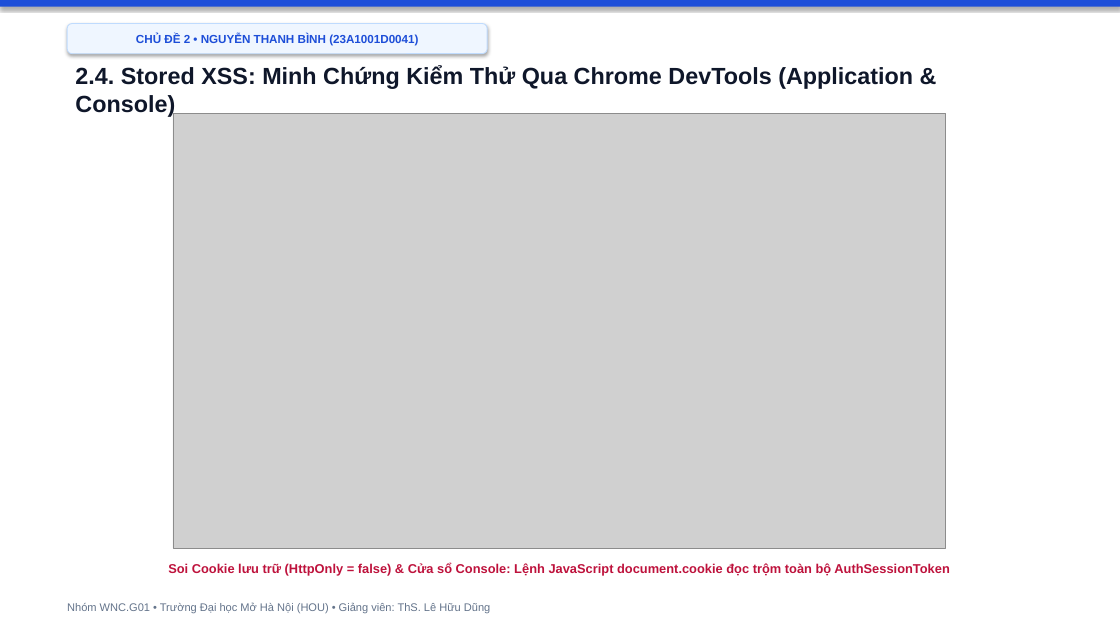
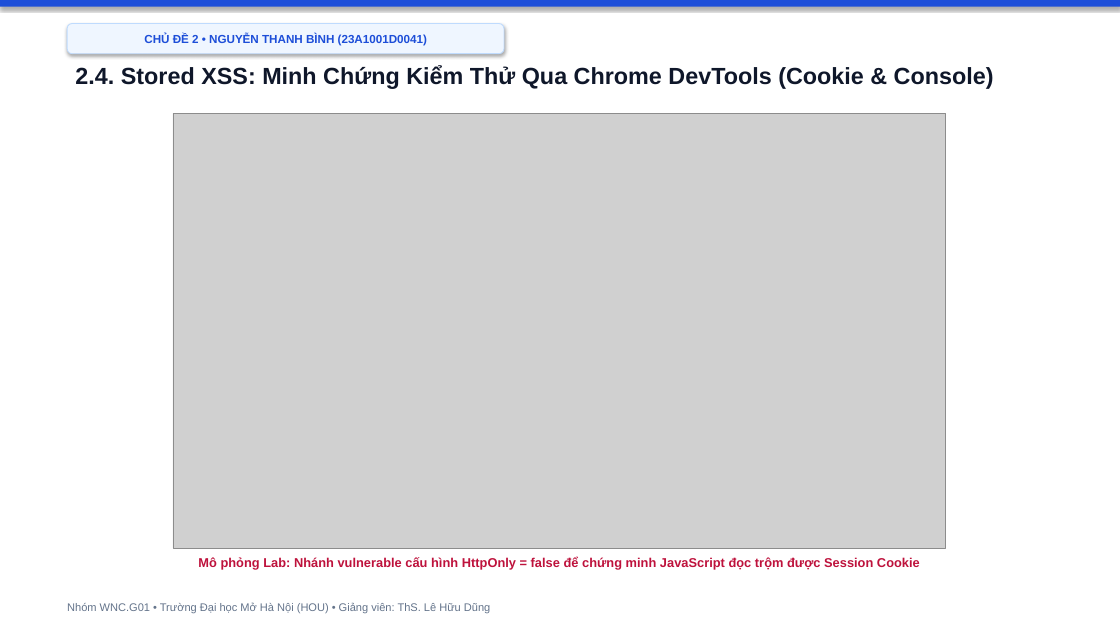
Before and after one commit to hocjsoo/OWASP_Demo, a slide deck: slide 11 of Slide_OWASP_Top3_Nhom_WNC_G01.pptx. Drawn at 1120x630 pixels with LibreOffice and Linux fonts; fonts in the diff are those of the drawing; grey boxes stand for pictures. Boxes give left, top, right and bottom in pixels: in the first picture for what was removed or moved away, otherwise in the second. Text is boxed around its words. In the diff, an @@ line names an element or a change of style, - is before the commit and + after.

```diff
--- a/Slide_OWASP_Top3_Nhom_WNC_G01.pptx
+++ b/Slide_OWASP_Top3_Nhom_WNC_G01.pptx
@@ rounded rectangle "CHỦ ĐỀ 2 • NGUYỄN ...": place and size @@
-rounded rectangle "CHỦ ĐỀ 2 • NGUYỄN ..." at (67,24,487,54)
+rounded rectangle "CHỦ ĐỀ 2 • NGUYỄN ..." at (67,24,504,54)
@@ text at (75,65,994,89): text changed @@
-2.4. Stored XSS: Minh Chứng Kiểm Thử Qua Chrome DevTools (Application & Console)
+2.4. Stored XSS: Minh Chứng Kiểm Thử Qua Chrome DevTools (Cookie & Console)
@@ text at (198,557,920,570): text changed @@
-Soi Cookie lưu trữ (HttpOnly = false) & Cửa sổ Console: Lệnh JavaScript document.cookie đọc trộm toàn bộ AuthSessionToken
+Mô phỏng Lab: Nhánh vulnerable cấu hình HttpOnly = false để chứng minh JavaScript đọc trộm được Session Cookie
```
Also in this commit, not shown: 15 other slides changed, 3 slides added, 4 slides removed, 2 other files.
